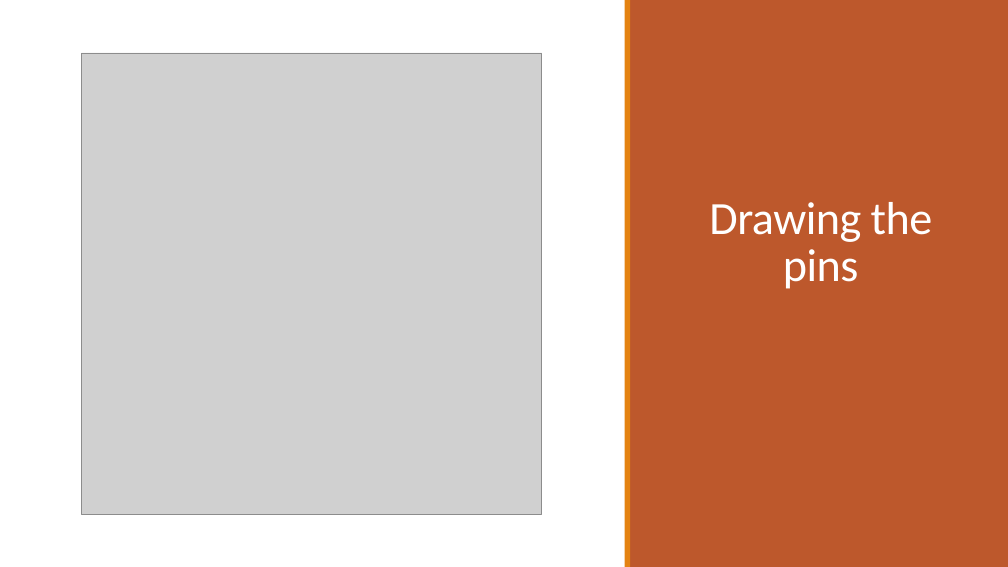
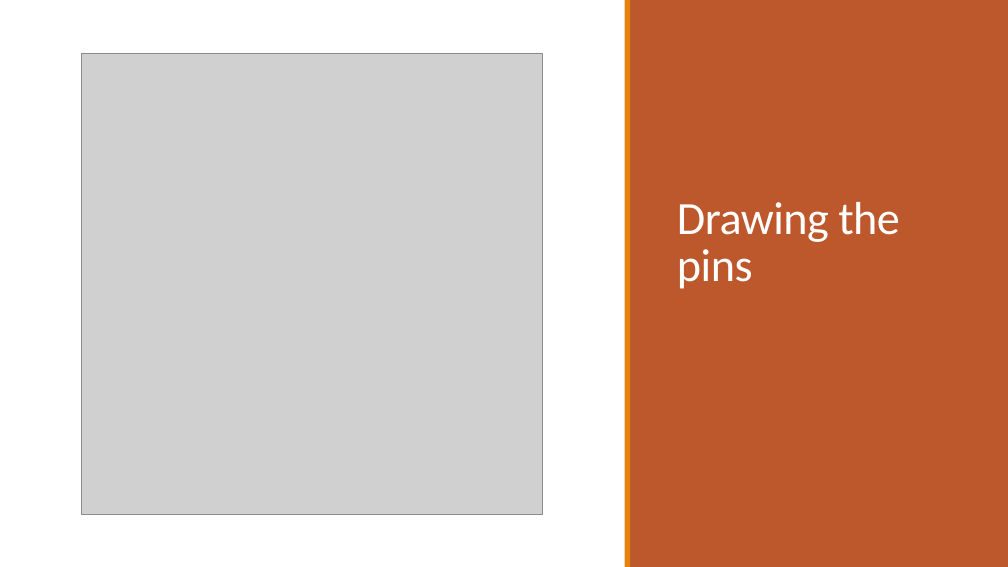
Before and after one commit to AhmedSharaf98/DEF-to-SVG, a slide deck: slide 8 of docs/DEF-LEF to SVG.pptx (slide 6 before the commit). Drawn at 1008x567 pixels with LibreOffice and Linux fonts; fonts in the diff are those of the drawing; grey boxes stand for pictures. Boxes give left, top, right and bottom in pixels: in the first picture for what was removed or moved away, otherwise in the second. Text is boxed around its words. In the diff, an @@ line names an element or a change of style, - is before the commit and + after.

```diff
--- a/docs/DEF-LEF to SVG.pptx
+++ b/docs/DEF-LEF to SVG.pptx
@@ title "Drawing the pins" at <box>677,202,900,289</box>: alignment centre to left @@
```
Also in this commit, not shown: 8 other slides changed, 6 slides added, 2 slides removed, 1 other file.
